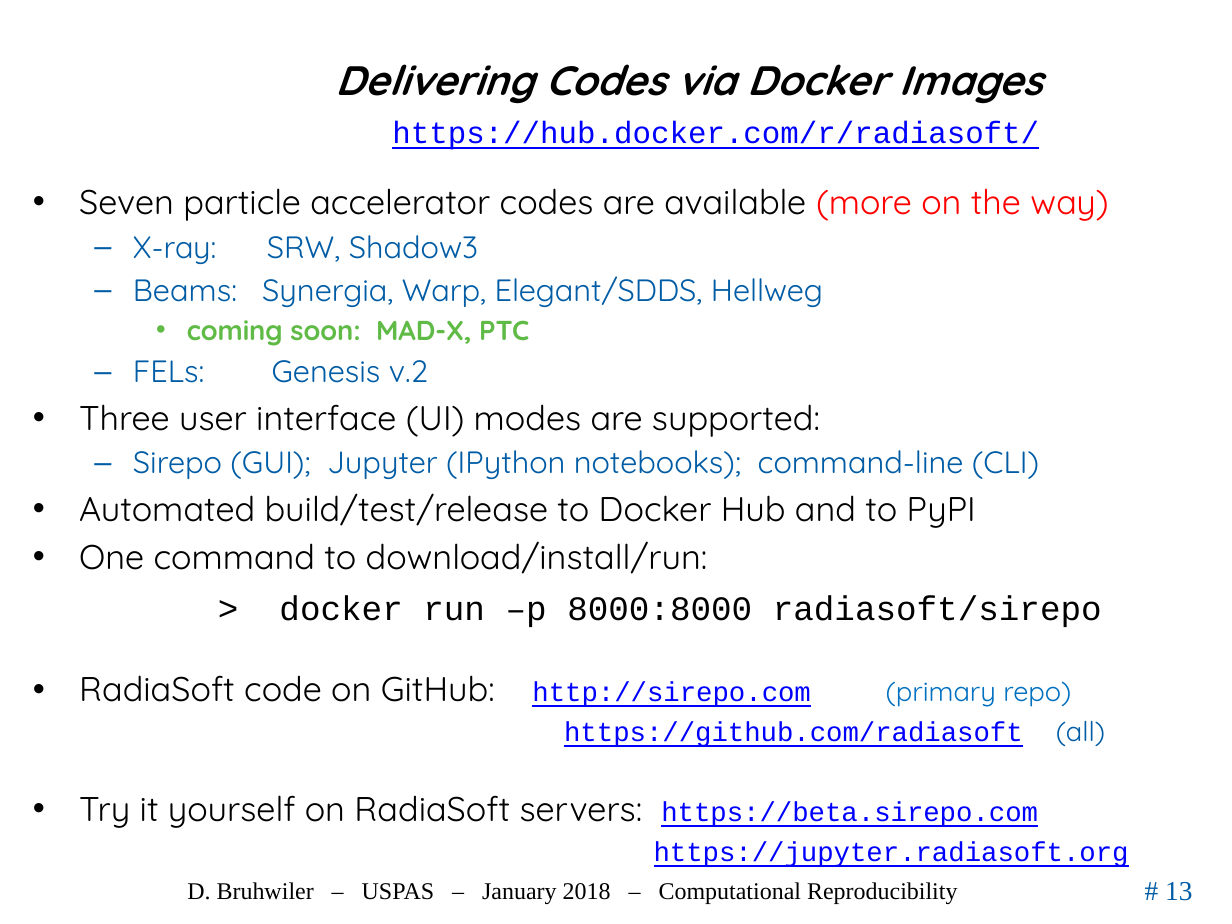
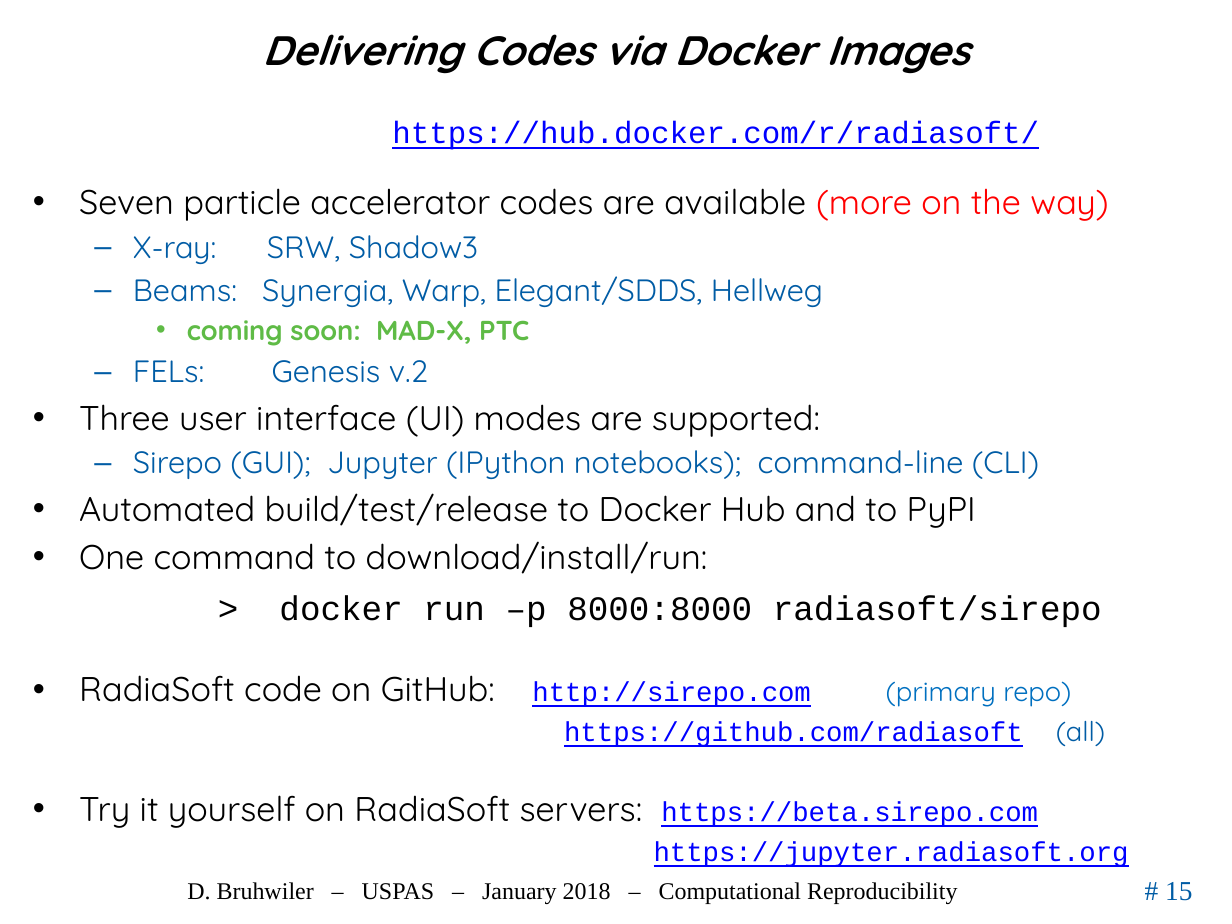
Before and after one commit to uspas/simbeamplasma18, a slide deck: slide 15 of computational_reproducibility/lecture/2018_ComputationalReproducibility_Bruhwiler_USPAS.pptx (slide 13 before the commit). Drawn at 1232x924 pixels with LibreOffice and Linux fonts; fonts in the diff are those of the drawing; background and template pictures are left out. Boxes give left, top, right and bottom in pixels: in the first picture for what was removed or moved away, otherwise in the second. Text is boxed around its words. In the diff, an @@ line names an element or a change of style, - is before the commit and + after.

```diff
--- a/computational_reproducibility/lecture/2018_ComputationalReproducibility_Bruhwiler_USPAS.pptx
+++ b/computational_reproducibility/lecture/2018_ComputationalReproducibility_Bruhwiler_USPAS.pptx
@@ title "Delivering Codes via Docker Images": place and size @@
-title "Delivering Codes via Docker Images" at [335,64,1043,104]
+title "Delivering Codes via Docker Images" at [262,34,970,74]
@@ page number at [1165,882,1192,901]: text changed @@
-# 13
+# 15
```
Also in this commit, not shown: 1 other slide changed, 4 slides added, 2 slides removed.
